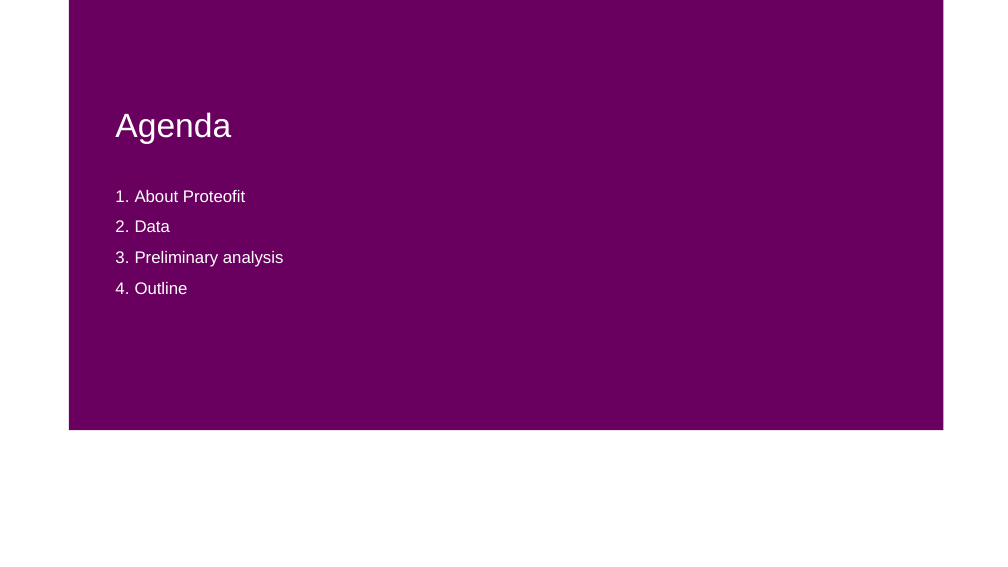
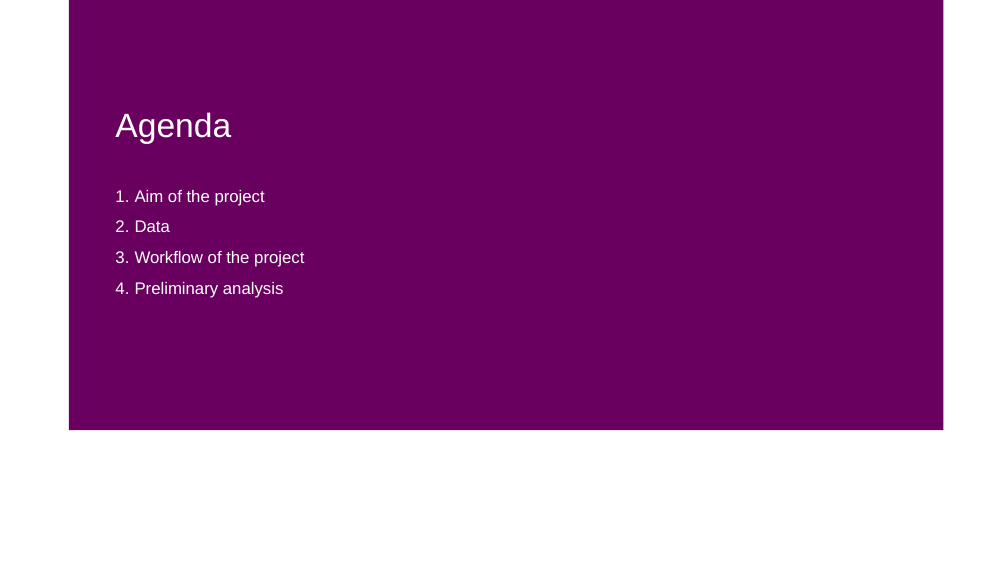
Before and after one commit to nkdst/proteofit, a slide deck: slide 2 of documents/221103_bachelor_outline.pptx. Drawn at 1008x567 pixels with LibreOffice and Linux fonts; fonts in the diff are those of the drawing; background and template pictures are left out. Boxes give left, top, right and bottom in pixels: in the first picture for what was removed or moved away, otherwise in the second. Text is boxed around its words. In the diff, an @@ line names an element or a change of style, - is before the commit and + after.

```diff
--- a/documents/221103_bachelor_outline.pptx
+++ b/documents/221103_bachelor_outline.pptx
@@ text at [135,190,265,206]: text changed @@
-1. About Proteofit
+1. Aim of the project
@@ text at [135,251,304,267]: paragraph added @@
+3. Workflow of the project
@@ text at [135,282,188,294]: paragraph removed @@
-4. Outline
```
Also in this commit, not shown: 5 other slides changed, 1 other file.
